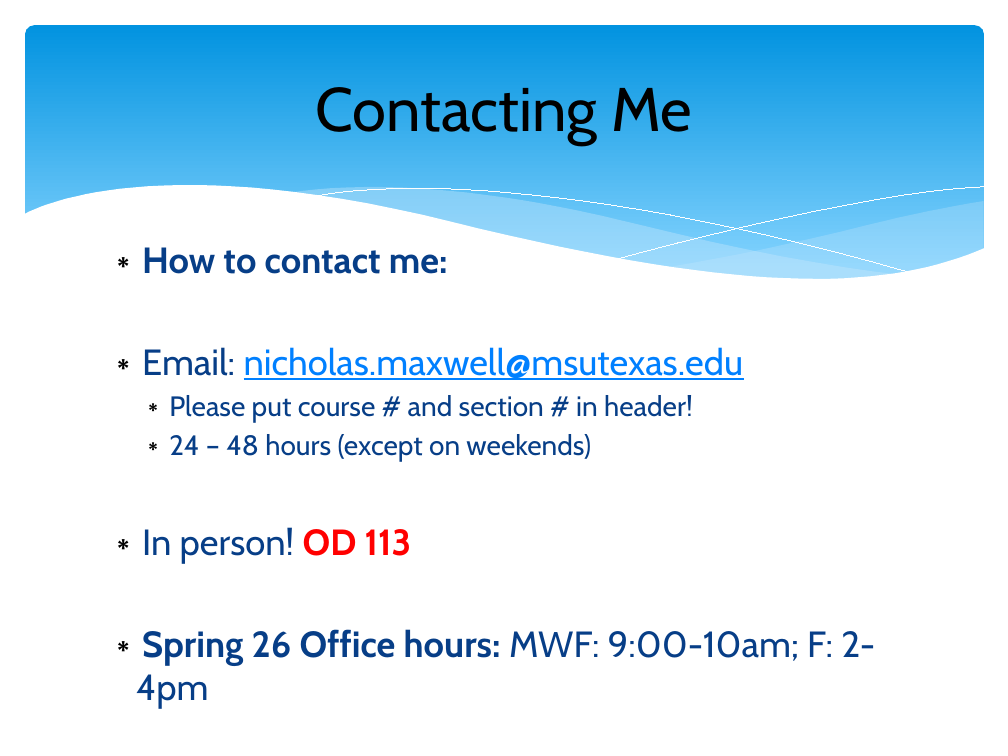
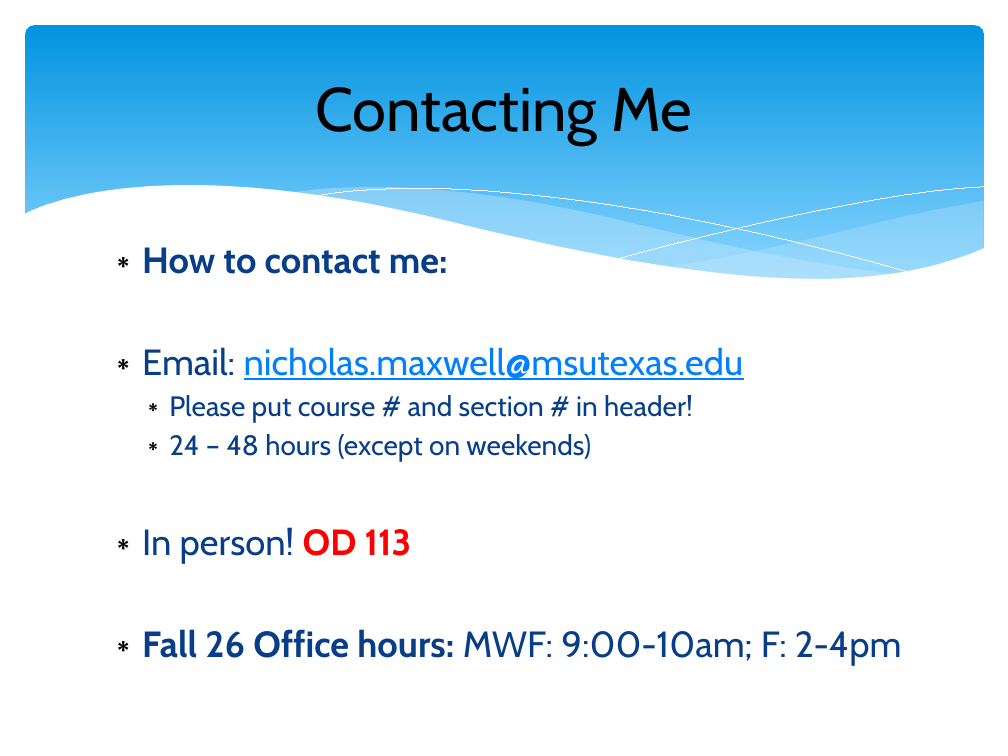
Before and after one commit to npm27/Teaching-Materials, a slide deck: slide 3 of Stats/Slides/0 First Day Info.pptx. Drawn at 1008x756 pixels with LibreOffice and Linux fonts; fonts in the diff are those of the drawing. Boxes give left, top, right and bottom in pixels: in the first picture for what was removed or moved away, otherwise in the second. Text is boxed around its words. In the diff, an @@ line names an element or a change of style, - is before the commit and + after.

Commit message:
Prepping for Fall 2026

```diff
--- a/Stats/Slides/0 First Day Info.pptx
+++ b/Stats/Slides/0 First Day Info.pptx
@@ text at (142, 629, 902, 665): text changed @@
-∗ Spring 26 Office hours: MWF: 9:00-10am; F: 2-4pm
+∗ Fall 26 Office hours: MWF: 9:00-10am; F: 2-4pm
```
Also in this commit, not shown: 4 other slides changed, 43 other files.
